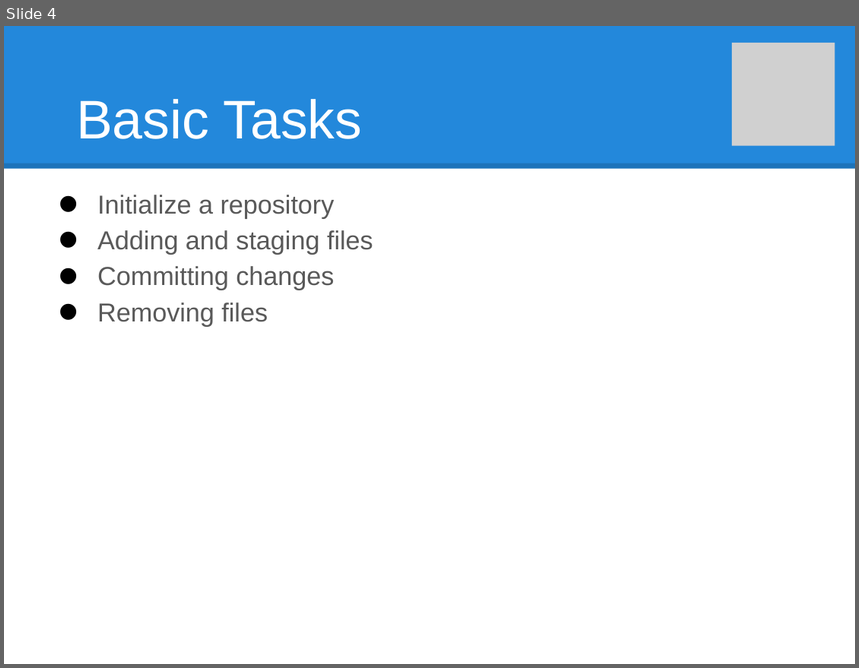
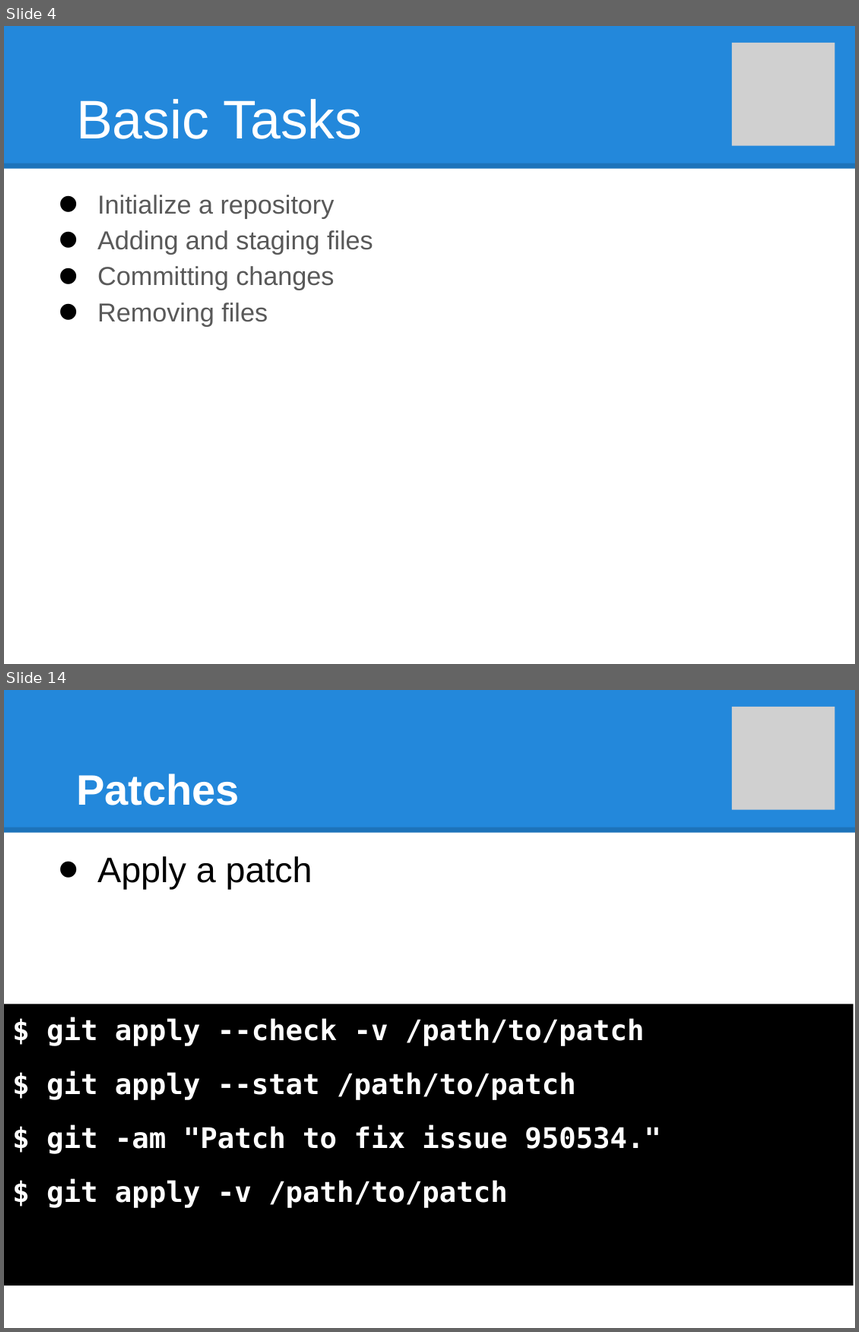
Before and after one commit to vid-uo/riddlegames, a slide deck: _assets/Git Super Basics.pptx. Shown one above the other, each under a label of ours: slide 4 before the commit, slides 4 and 14 after it; the slides between them are not shown. The pictures are 859x668 and 859x1332 pixels, drawn with LibreOffice and Linux fonts; fonts in the diff are those of the drawing; grey boxes stand for pictures. Boxes give left, top, right and bottom in pixels: in the first picture for what was removed or moved away, otherwise in the second. Text is boxed around its words. In the diff, an @@ line names an element or a change of style, - is before the commit and + after.

```diff
--- a/_assets/Git Super Basics.pptx
+++ b/_assets/Git Super Basics.pptx
@@ slide 14 added at [4, 690, 855, 1328], background #FFFFFF; not listed: 2 template elements that a slide beside it also shows @@
@@ picture added at [732, 707, 835, 810] @@
@@ title added at [76, 774, 240, 806], 36 pt, text #FFFFFF, bold @@
+Patches
@@ text added at [97, 856, 313, 890], 30 pt, text #000000 @@
+• Apply a patch
@@ rectangle added at [4, 1004, 854, 1286], fill #000000, 24 pt, text #FFFFFF, bold @@
+$ git apply --check -v /path/to/patch
+$ git apply --stat /path/to/patch
+$ git -am "Patch to fix issue 950534."
+$ git apply -v /path/to/patch
```
Also in this commit, not shown: 6 slides changed, 6 other slides added, 1 slide removed, 4 other files.
